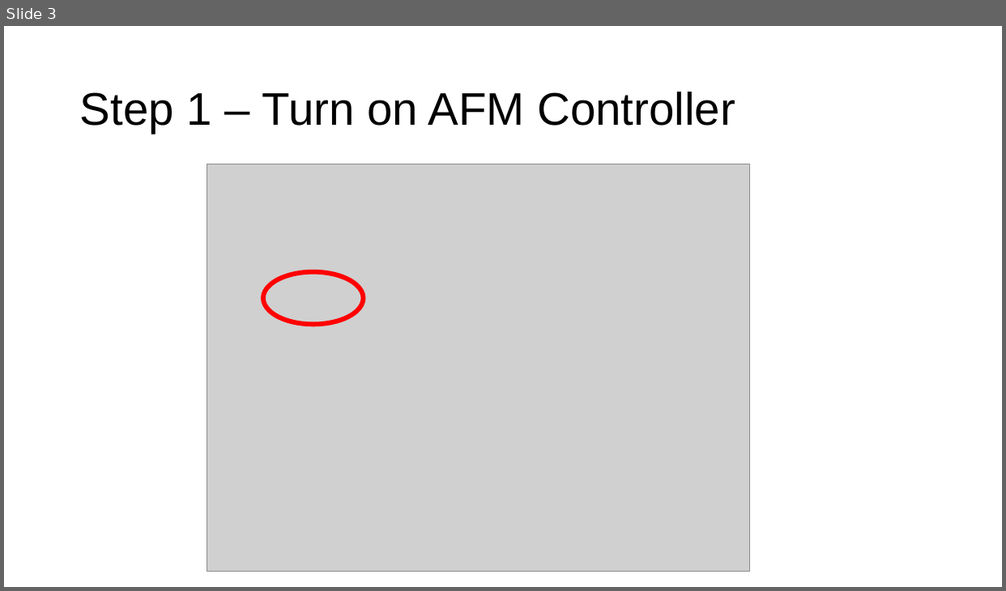
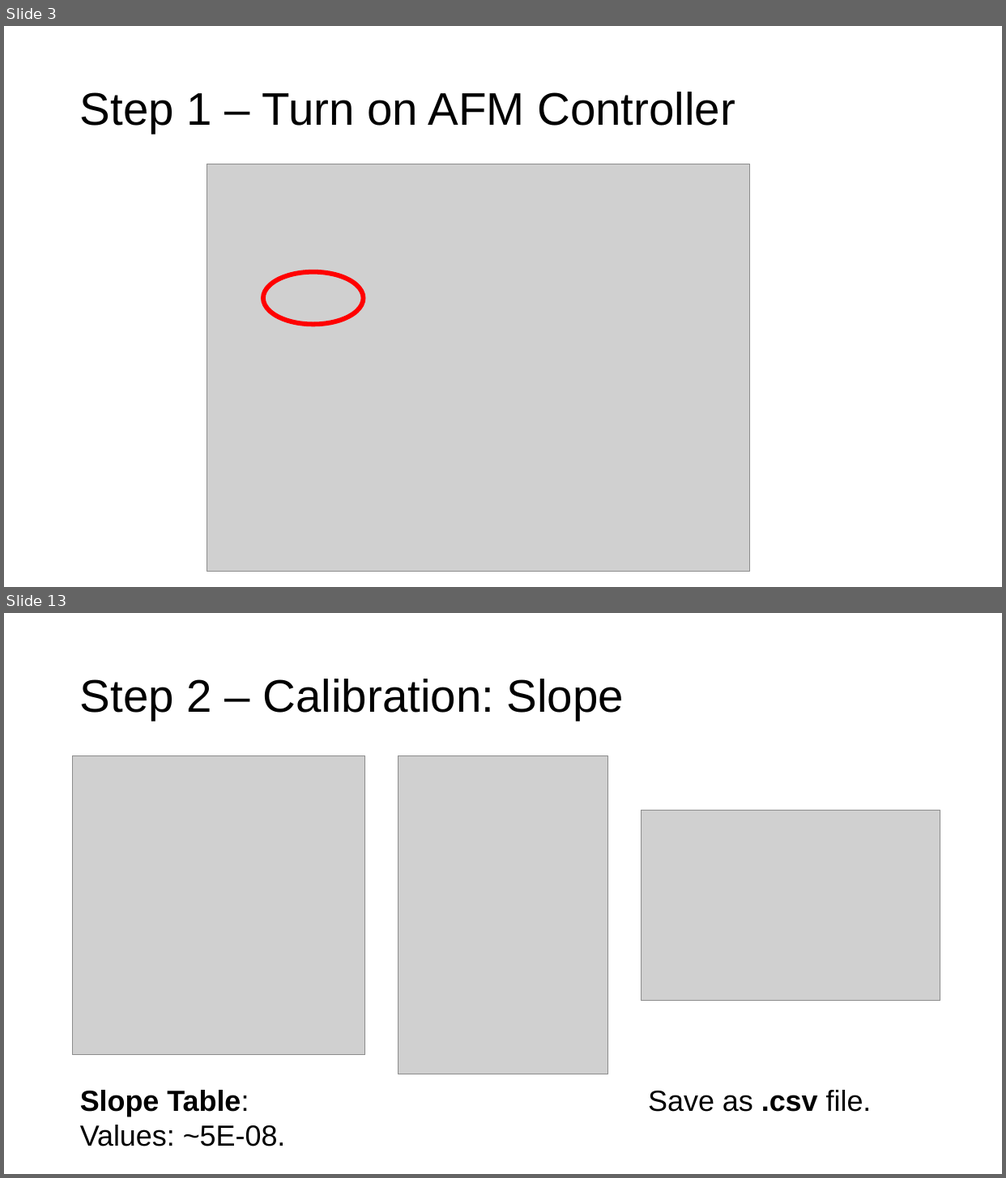
Before and after one commit to weizh888/DataAnalysisBioMechanicsLab, a slide deck: Manual - AFM (home-build).pptx. Shown one above the other, each under a label of ours: slide 3 before the commit, slides 3 and 13 after it; the slides between them are not shown. The pictures are 1006x591 and 1006x1178 pixels, drawn with LibreOffice and Linux fonts; fonts in the diff are those of the drawing; grey boxes stand for pictures. Boxes give left, top, right and bottom in pixels: in the first picture for what was removed or moved away, otherwise in the second. Text is boxed around its words. In the diff, an @@ line names an element or a change of style, - is before the commit and + after.

```diff
--- a/Manual - AFM (home-build).pptx
+++ b/Manual - AFM (home-build).pptx
@@ slide 13 added at [4, 613, 1002, 1174], background #FFFFFF @@
@@ title added at [80, 679, 624, 720], 44 pt, text #000000 @@
+Step 2 – Calibration: Slope
@@ picture added at [73, 756, 365, 1055] @@
@@ picture added at [398, 756, 608, 1075] @@
@@ picture added at [641, 811, 940, 1001] @@
@@ text added at [80, 1090, 286, 1147], 28 pt, text #000000 @@
+Slope Table:
+Values: ~5E-08.
@@ text added at [648, 1090, 872, 1112], 28 pt, text #000000 @@
+Save as .csv file.
```
Also in this commit, not shown: 4 slides changed, 10 other slides added.
